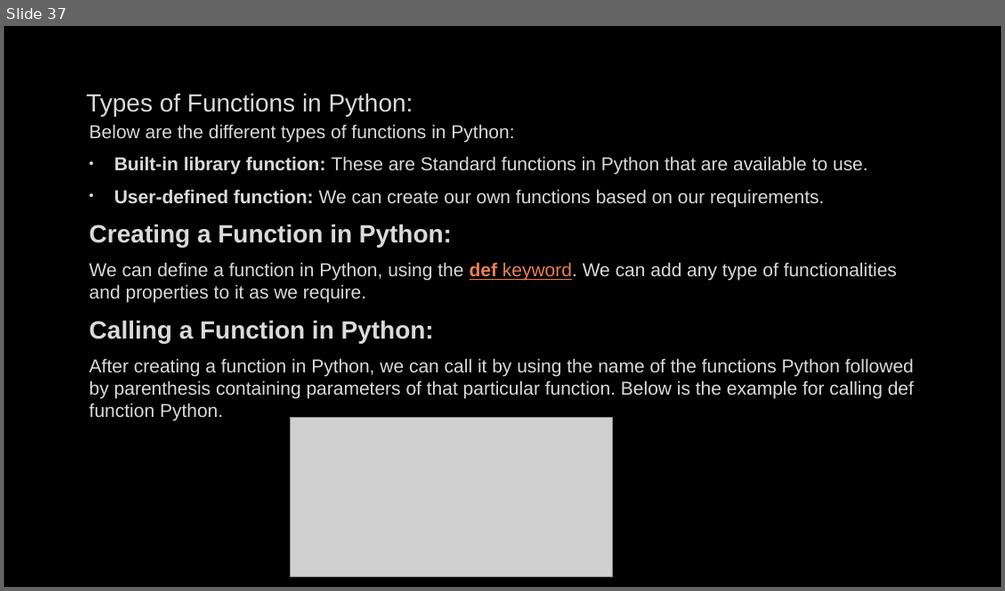
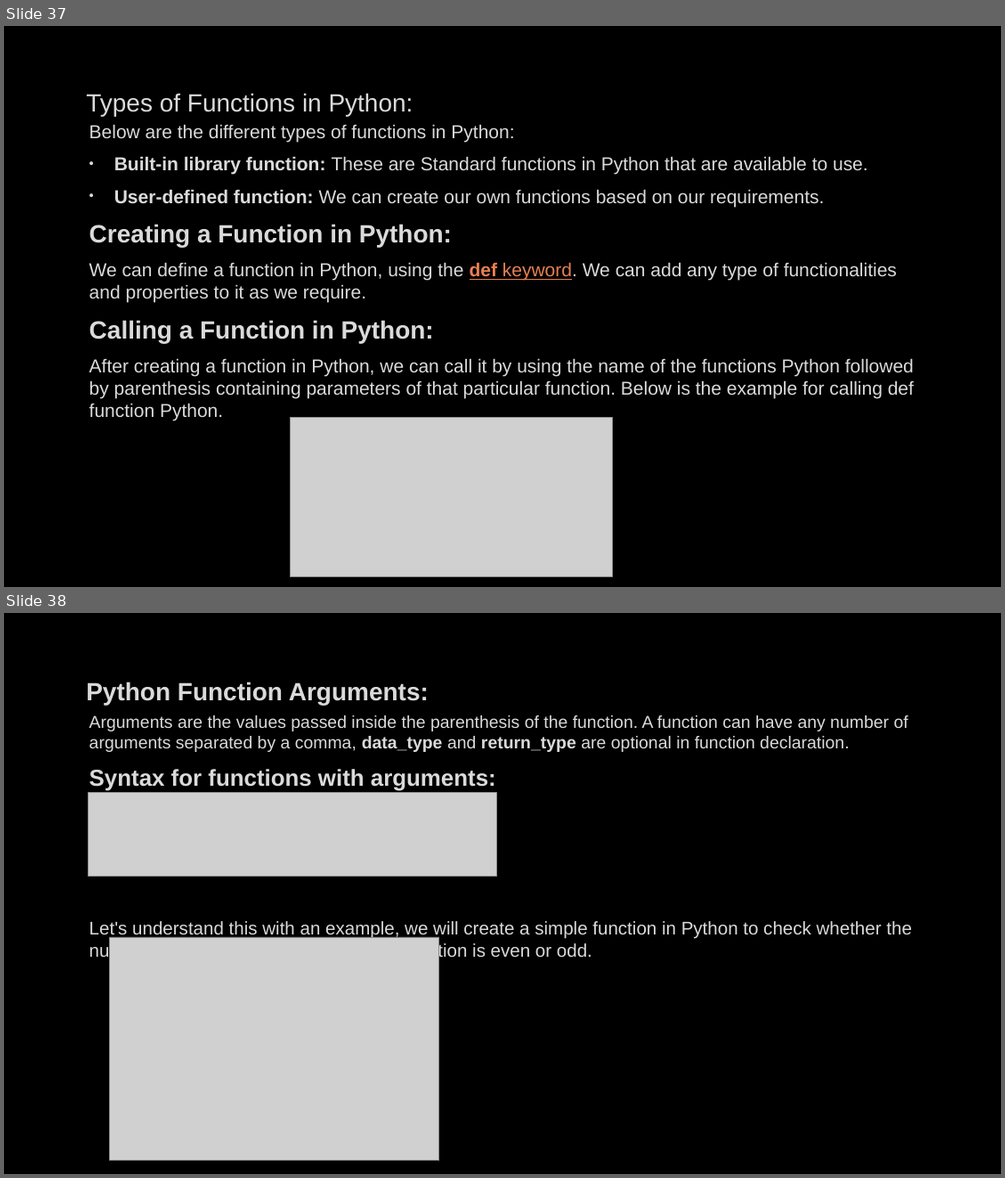
Before and after one commit to PCS-Global-Private-Limited/4041-Sagnik-PythonPDF, a slide deck: Python.pptx. Shown one above the other, each under a label of ours: slide 37 before the commit, slides 37 and 38 after it. The pictures are 1005x591 and 1005x1178 pixels, drawn with LibreOffice and Linux fonts; fonts in the diff are those of the drawing; grey boxes stand for pictures; background and template pictures are left out. Boxes give left, top, right and bottom in pixels: in the first picture for what was removed or moved away, otherwise in the second. Text is boxed around its words. In the diff, an @@ line names an element or a change of style, - is before the commit and + after.

```diff
--- a/Python.pptx
+++ b/Python.pptx
@@ slide 38 added at [4, 613, 1001, 1174], background picture (left out) @@
@@ title added at [86, 682, 429, 705], 24 pt, text #DADADA, bold @@
+Python Function Arguments:
@@ text added at [89, 715, 912, 960], 16.6 pt, text #DADADA @@
+Arguments are the values passed inside the parenthesis of the function. A function can have any number of arguments separated by a comma, data_type and return_type are optional in function declaration.
+Syntax for functions with arguments:
+Let's understand this with an example, we will create a simple function in Python to check whether the number passed as an argument to the function is even or odd.
@@ picture added at [89, 793, 497, 876] @@
@@ picture added at [109, 937, 439, 1160] @@
```
Also in this commit, not shown: 1 other slide added.
